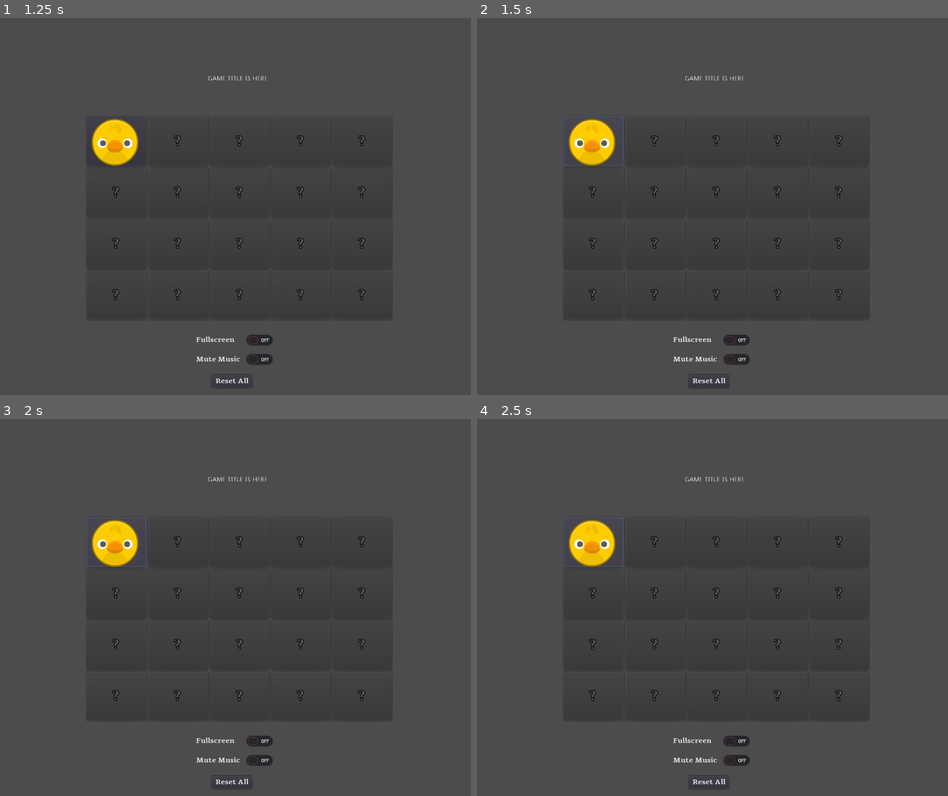
Above: before the commit, frames 1-4 (two rows, left to right).
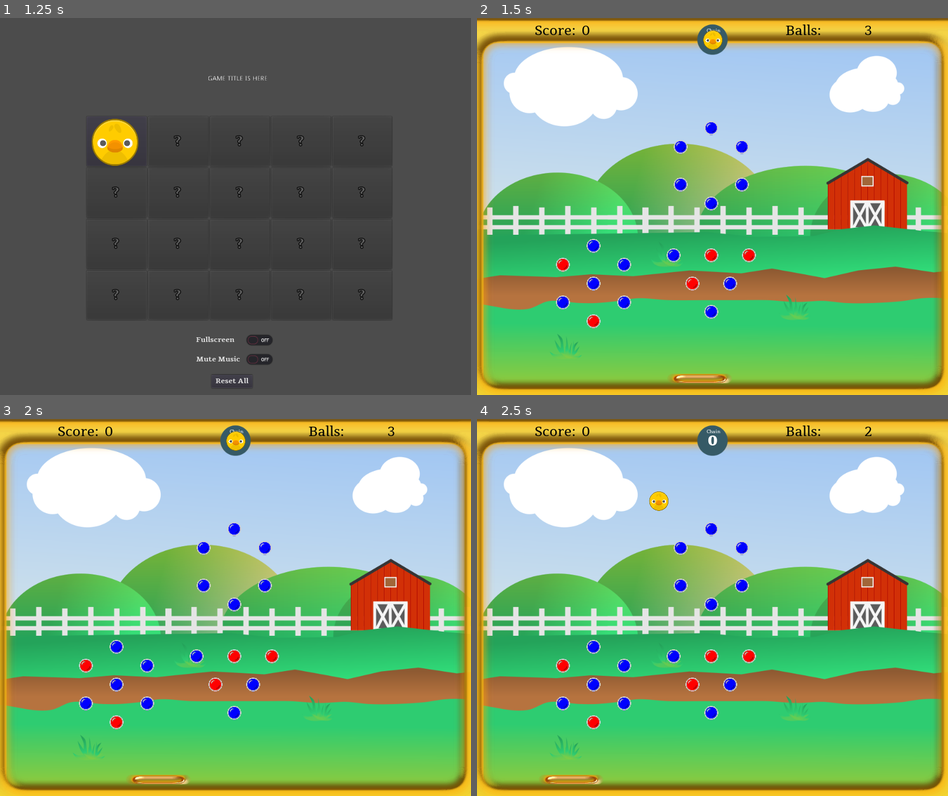
Above: after the commit, the same moments.

Repository: doctor-g/GGJ21
Game: Godot game, scene res://src/SplashScreen.tscn
Two runs of this game, one before a commit and one after it. Both use one fixed random seed, a clock stepped at 60 frames per second and the inputs below. Sound files missing from this copy of the repository are replaced by a short silence.
Inputs (mouse positions are in pixels of both pictures, inside the frame that each line leads up to):
- Up to frame 1 (1.25 s): tap Enter at 0.5 s; move the mouse to (339, 187) at 0.52 s; click (339, 187) at 0.67 s
- Up to frame 2 (1.5 s): click (594, 142) at 1.25 s
- Up to frame 3 (2 s): no input
- Up to frame 4 (2.5 s): click (594, 543) at 2.02 s

Frame 1 is identical in both runs. In frame 2, 100% of the frame differs, in the area x 0-100%, y 0-100%; in frame 3, 100%; in frame 4, 100%.
Error before the commit: Attempt to call function 'play' in base 'null instance' on a null instance. (res://src/MainMenuScreen.gd:37)

Commit message:
Add menu music
This also adds the ButtonClick node to MainMenuScreen, which
I suspect was missing in a previous commit.

Diff:
--- a/project/src/MainMenuScreen.tscn
+++ b/project/src/MainMenuScreen.tscn
@@ -1,7 +1,9 @@
-[gd_scene load_steps=5 format=2]
+[gd_scene load_steps=7 format=2]
 
 [ext_resource path="res://src/MainMenuScreen.gd" type="Script" id=1]
 [ext_resource path="res://assets/fonts/Tienne-Bold.ttf" type="DynamicFontData" id=2]
+[ext_resource path="res://assets/music/menu.ogg" type="AudioStream" id=3]
+[ext_resource path="res://assets/SFX/button_clicked.wav" type="AudioStream" id=4]
 
 [sub_resource type="DynamicFont" id=1]
 font_data = ExtResource( 2 )
@@ -71,6 +73,14 @@
 margin_bottom = 784.645
 custom_fonts/font = SubResource( 2 )
 text = "Reset All"
+
+[node name="Music" type="AudioStreamPlayer" parent="."]
+stream = ExtResource( 3 )
+autoplay = true
+bus = "Music"
+
+[node name="ButtonClicked" type="AudioStreamPlayer" parent="."]
+stream = ExtResource( 4 )
 [connection signal="toggled" from="FullscreenButton" to="." method="_on_FullscreenButton_toggled"]
 [connection signal="toggled" from="MuteMusicButton" to="." method="_on_MuteMusicButton_toggled"]
 [connection signal="pressed" from="ResetButton" to="." method="_on_ResetButton_pressed"]
Not shown, added: project/assets/music/menu.ogg.import
Not shown, added: project/assets/music/menu.ogg
Not shown, added: raw_assets/music/menu.mmpz
